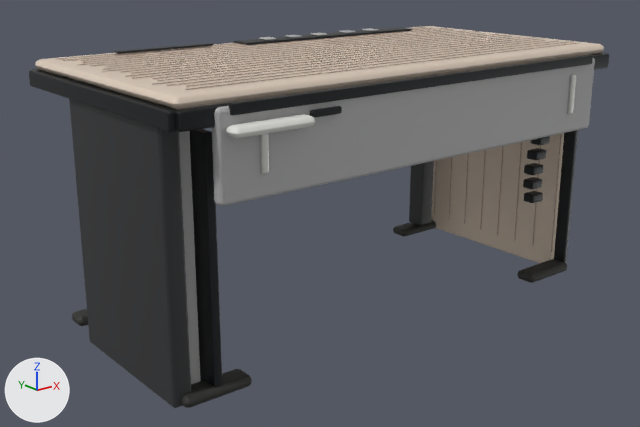
What one commit did to the Blender file assets/blender/deskterior/p2s_fursys_setina_zdq012j.blend.
Camera for both pictures: a camera (50 mm lens) standing at (-1.285, -1.54, 0.833) and looking at (-0.059, -0.008, 0.22). Arrows for +X, +Y and +Z are at lower left; the lights stay in place. The picture after the commit comes second.

Script lines for the objects in view, before the commit:
```python
ob_zdq012j_deskmetal_graphite_frame = bpy.data.objects.new('ZDQ012J_DeskMetal_graphite_frame', me_zdq012j_deskmetal_graphite_frame_mesh)
ob_zdq012j_deskmetal_graphite_frame.location = (-0.566, -0.055, 0.282)
ob_zdq012j_deskmetal_warm_grey_panel = bpy.data.objects.new('ZDQ012J_DeskMetal_warm_grey_panel', me_zdq012j_deskmetal_warm_grey_panel_mesh)
ob_zdq012j_deskmetal_warm_grey_panel.location = (0.0, -0.303, 0.479)
ob_zdq012j_deskrubber_foot_pad = bpy.data.objects.new('ZDQ012J_DeskRubber_foot_pad', me_zdq012j_deskrubber_foot_pad_mesh)
ob_zdq012j_deskrubber_foot_pad.location = (-0.496, 0.23, 0.012)
ob_zdq012j_deskwood_grain_lines = bpy.data.objects.new('ZDQ012J_DeskWood_grain_lines', me_zdq012j_deskwood_grain_lines_mesh)
ob_zdq012j_deskwood_grain_lines.location = (0.551, -0.212, 0.275)
ob_zdq012j_deskwood_light_laminate = bpy.data.objects.new('ZDQ012J_DeskWood_light_laminate', me_zdq012j_deskwood_light_laminate_mesh)
ob_zdq012j_deskwood_light_laminate.location = (0.0, 0.0, 0.576)
# also in view: 'ZDQ012J_DeskMetal_silver_detail' at (0.0, -0.031, 0.519); 'ZDQ012J_DeskMetal_black_channel' at (0.0, -0.012, 0.297); 'ZDQ012J_DeskPlastic_light_sensor' at (-0.425, -0.335, 0.526)
```
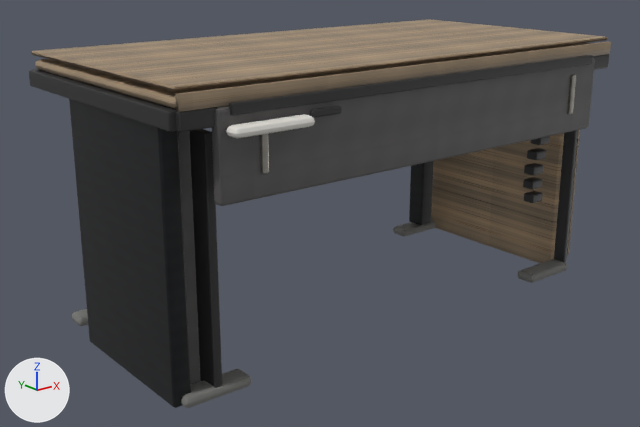
Boxes [x1, y1, x2, y2] around the edits, measured in the pictures (640 x 427 px):
'ZDQ012J_DeskMetal_warm_grey_panel', surface changed (darker)
    both: [179, 58, 595, 384]
'ZDQ012J_DeskWood_light_laminate', surface changed
    both: [35, 43, 591, 263]
'ZDQ012J_LaminateVeneer_top_visible_surface', added (brown)
    after: [32, 19, 607, 92]
'ZDQ012J_DeskWood_grain_lines', deleted
    before: [58, 27, 577, 252]
'ZDQ012J_LaminateVeneer_front_edge_band', added (brown)
    after: [175, 42, 611, 112]
'ZDQ012J_DeskRubber_foot_pad', recoloured
    both: [72, 220, 567, 408]
'ZDQ012J_LaminateVeneer_right_return_panel', now drawn (mostly hidden)
    after: [567, 130, 580, 254]

The change, as a diff of the scene's bpy script:
```diff
--- a/assets/blender/deskterior/p2s_fursys_setina_zdq012j.blend.py
+++ b/assets/blender/deskterior/p2s_fursys_setina_zdq012j.blend.py
@@ img_zdq012j_satin_grey_base @@
+img_zdq012j_satin_grey_base = load_image('zdq012j_satin_grey_base', '_unpacked/zdq012j_satin_grey_base.png', 512, 512, 'sRGB')
@@ img_zdq012j_tl_light_laminate_roughness @@
+img_zdq012j_tl_light_laminate_roughness = load_image('zdq012j_tl_light_laminate_roughness', '_unpacked/zdq012j_tl_light_laminate_roughness.png', 512, 512, 'Non-Color')
@@ img_zdq012j_tl_light_laminate_normal @@
+img_zdq012j_tl_light_laminate_normal = load_image('zdq012j_tl_light_laminate_normal', '_unpacked/zdq012j_tl_light_laminate_normal.png', 512, 512, 'Non-Color')
@@ img_zdq012j_tl_light_laminate_base @@
+img_zdq012j_tl_light_laminate_base = load_image('zdq012j_tl_light_laminate_base', '_unpacked/zdq012j_tl_light_laminate_base.png', 512, 512, 'sRGB')
@@ mat_deskwood_light_laminate @@
 mat_deskwood_light_laminate = bpy.data.materials.new('DeskWood_light_laminate')
-# nodes: BsdfPrincipled, OutputMaterial
-# colours: pale yellow #ddcbba
+# nodes: BsdfPrincipled, NormalMap, OutputMaterial, TexImage x3
+# uses the picture img_zdq012j_tl_light_laminate_base
+# uses the picture img_zdq012j_tl_light_laminate_normal
+# uses the picture img_zdq012j_tl_light_laminate_roughness
@@ mat_deskmetal_warm_grey_panel @@
 mat_deskmetal_warm_grey_panel = principled_material('DeskMetal_warm_grey_panel')
-mat_deskmetal_warm_grey_panel.base_color = (0.42, 0.42, 0.42)  # grey #adadad
-mat_deskmetal_warm_grey_panel.roughness = 0.55
+mat_deskmetal_warm_grey_panel.texture = img_zdq012j_satin_grey_base
+mat_deskmetal_warm_grey_panel.metallic = 0.06
+mat_deskmetal_warm_grey_panel.roughness = 0.58
@@ mat_deskrubber_foot_pad @@
 mat_deskrubber_foot_pad = principled_material('DeskRubber_foot_pad')
-mat_deskrubber_foot_pad.base_color = (0.025, 0.025, 0.023)  # black #2c2c2a
-mat_deskrubber_foot_pad.roughness = 0.65
+mat_deskrubber_foot_pad.base_color = (0.18, 0.18, 0.17)  # grey #767673
+mat_deskrubber_foot_pad.roughness = 0.86
@@ me_cube_002 @@
+me_cube_002.from_pydata(...)  # a box spanning x -0.585..0.585, y -0.005..0.005, z -0.014..0.014
+me_cube_002.polygons.foreach_set('use_smooth', [True] * 6)
+me_cube_002.materials.append(mat_deskwood_light_laminate)
@@ me_cube @@
+me_cube.from_pydata(...)  # a box spanning x -0.586..0.586, y -0.295..0.295, z -0.004..0.004
+me_cube.polygons.foreach_set('use_smooth', [True] * 6)
+me_cube.materials.append(mat_deskwood_light_laminate)
@@ ob_zdq012j_deskwood_grain_lines @@
-ob_zdq012j_deskwood_grain_lines = bpy.data.objects.new('ZDQ012J_DeskWood_grain_lines', me_zdq012j_deskwood_grain_lines_mesh)
-ob_zdq012j_deskwood_grain_lines.location = (0.551, -0.212, 0.275)
@@ ob_zdq012j_laminateveneer_front_edge_band @@
+ob_zdq012j_laminateveneer_front_edge_band = bpy.data.objects.new('ZDQ012J_LaminateVeneer_front_edge_band', me_cube_002)
+ob_zdq012j_laminateveneer_front_edge_band.location = (0.0, -0.302, 0.579)
+_m = ob_zdq012j_laminateveneer_front_edge_band.modifiers.new('Deskterior_WeightedNormals', 'WEIGHTED_NORMAL')
+_m.keep_sharp = True
@@ ob_zdq012j_laminateveneer_top_visible_surface @@
+ob_zdq012j_laminateveneer_top_visible_surface = bpy.data.objects.new('ZDQ012J_LaminateVeneer_top_visible_surface', me_cube)
+ob_zdq012j_laminateveneer_top_visible_surface.location = (0.0, 0.0, 0.6)
+_m = ob_zdq012j_laminateveneer_top_visible_surface.modifiers.new('Deskterior_WeightedNormals', 'WEIGHTED_NORMAL')
+_m.keep_sharp = True
```
